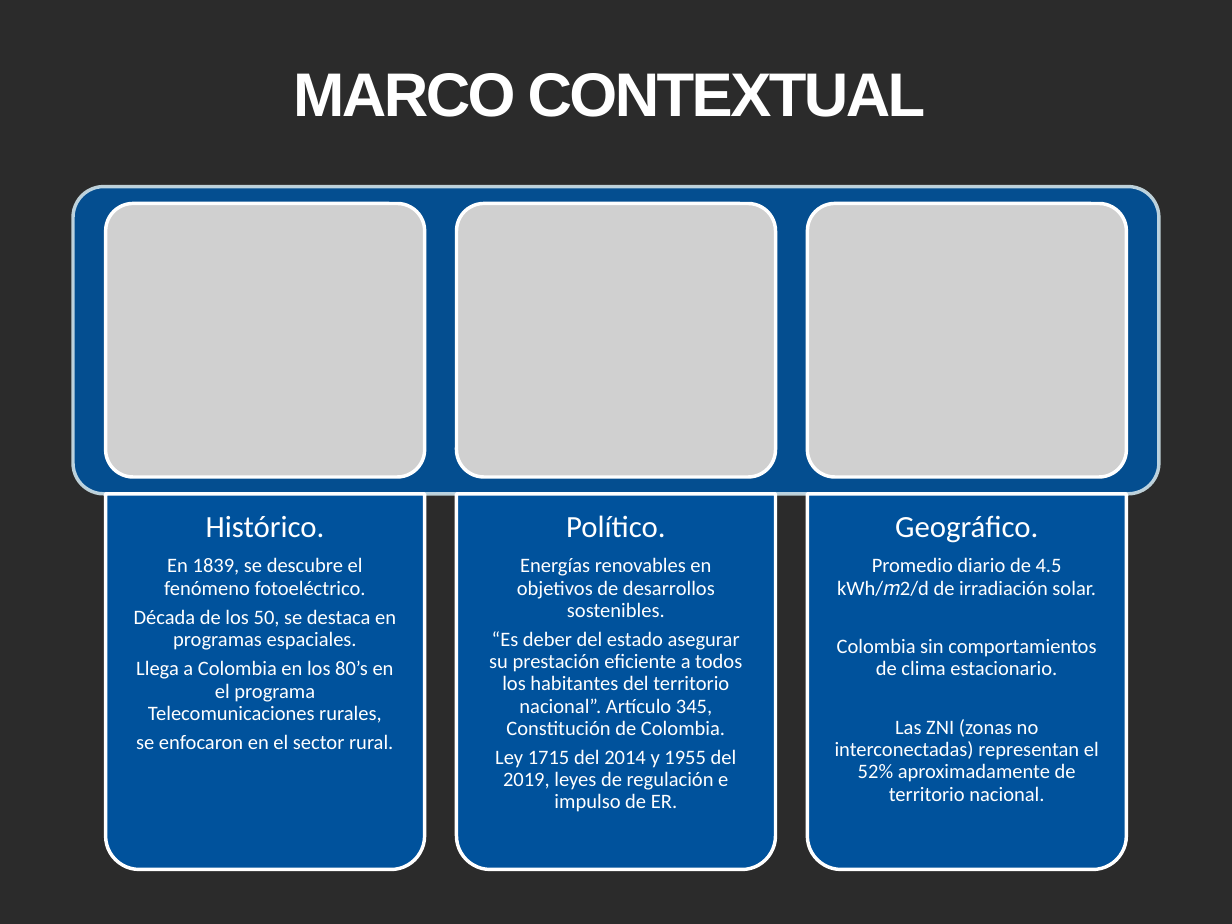
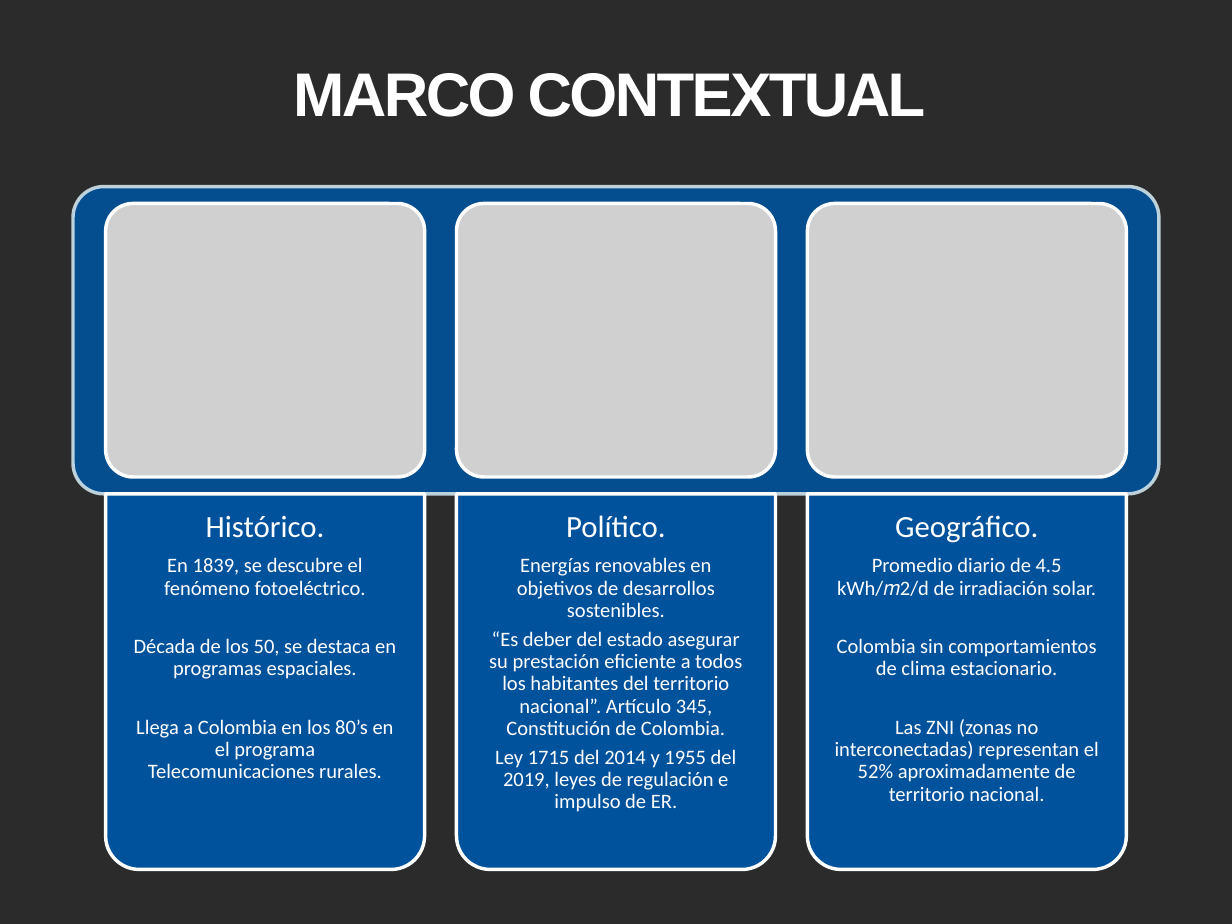
Before and after one commit to catorres480/Uniajc_Tesis_OTFV, a slide deck: slide 8 of Anteproyectos2021/ArchivosEntregables/Mayo/Exposicion_tesis_16052021.pptx. Drawn at 1232x924 pixels with LibreOffice and Linux fonts; fonts in the diff are those of the drawing; grey boxes stand for pictures; background and template pictures are left out; a plain dark background stands for a picture behind light text. Boxes give left, top, right and bottom in pixels: in the first picture for what was removed or moved away, otherwise in the second. Text is boxed around its words. In the diff, an @@ line names an element or a change of style, - is before the commit and + after.

```diff
--- a/Anteproyectos2021/ArchivosEntregables/Mayo/Exposicion_tesis_16052021.pptx
+++ b/Anteproyectos2021/ArchivosEntregables/Mayo/Exposicion_tesis_16052021.pptx
@@ text at [136,719,394,778]: text changed @@
-Llega a Colombia en los 80’s en el programa Telecomunicaciones rurales,
-se enfocaron en el sector rural.
+Llega a Colombia en los 80’s en el programa Telecomunicaciones rurales.
```
Also in this commit, not shown: 2 other slides changed.
